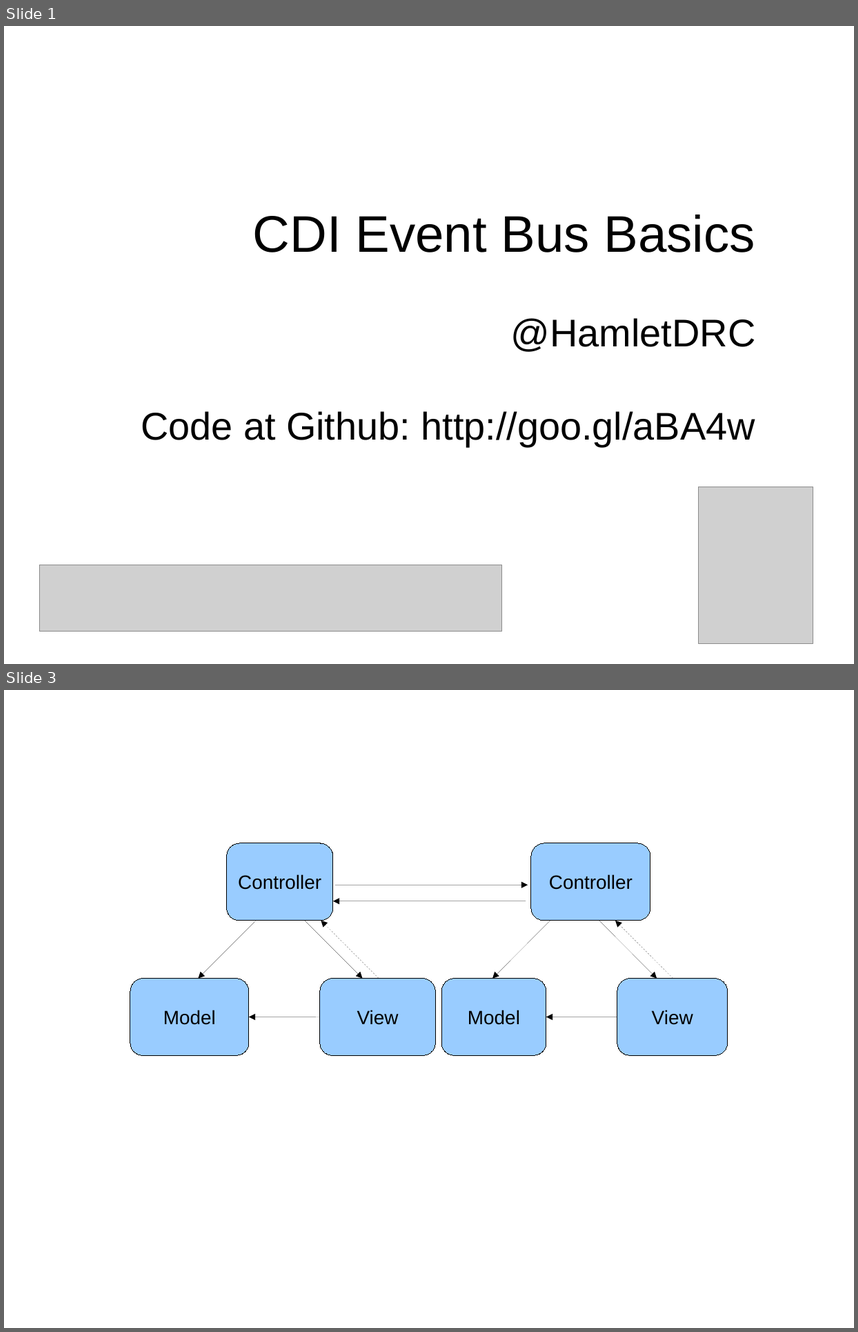
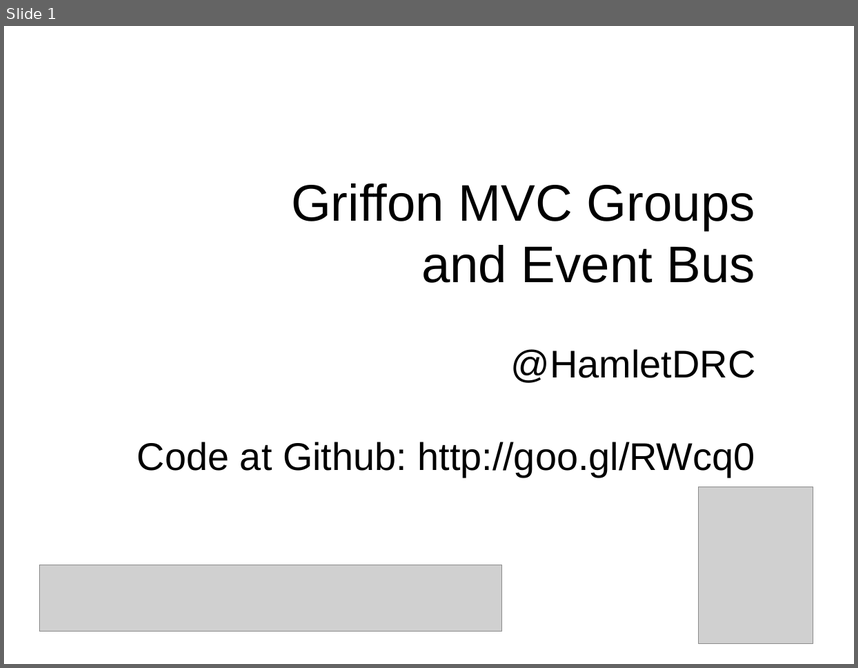
Before and after one commit to HamletDRC/screencasts, a slide deck: griffonevents/slides.odp. Shown one above the other, each under a label of ours: slides 1 and 3 before the commit, slide 1 after it; the slides between them are not shown. The pictures are 858x1332 and 858x668 pixels, drawn with LibreOffice and Linux fonts; fonts in the diff are those of the drawing; grey boxes stand for pictures. Boxes give left, top, right and bottom in pixels: in the first picture for what was removed or moved away, otherwise in the second. Text is boxed around its words. In the diff, an @@ line names an element or a change of style, - is before the commit and + after.

Commit message:
griffon event sample

```diff
--- a/griffonevents/slides.odp
+++ b/griffonevents/slides.odp
@@ slide 3 removed at <box>4,690,854,1328</box>, background #FFFFFF @@
@@ group removed at <box>130,843,728,1056</box>: 10 arrows, 6 rounded rectangles @@
-Model
-View
-Controller
-Model
-View
-Controller
@@ slide 1 changed as well @@
@@ subtitle at <box>291,183,755,283</box>: text changed @@
-CDI Event Bus Basics
+Griffon MVC Groups
+and Event Bus
@@ subtitle at <box>137,441,755,477</box>: text changed @@
-Code at Github: http://goo.gl/aBA4w
+Code at Github: http://goo.gl/RWcq0
```
Also in this commit, not shown: 1 other slide changed, 2 other slides removed, 51 other files.
